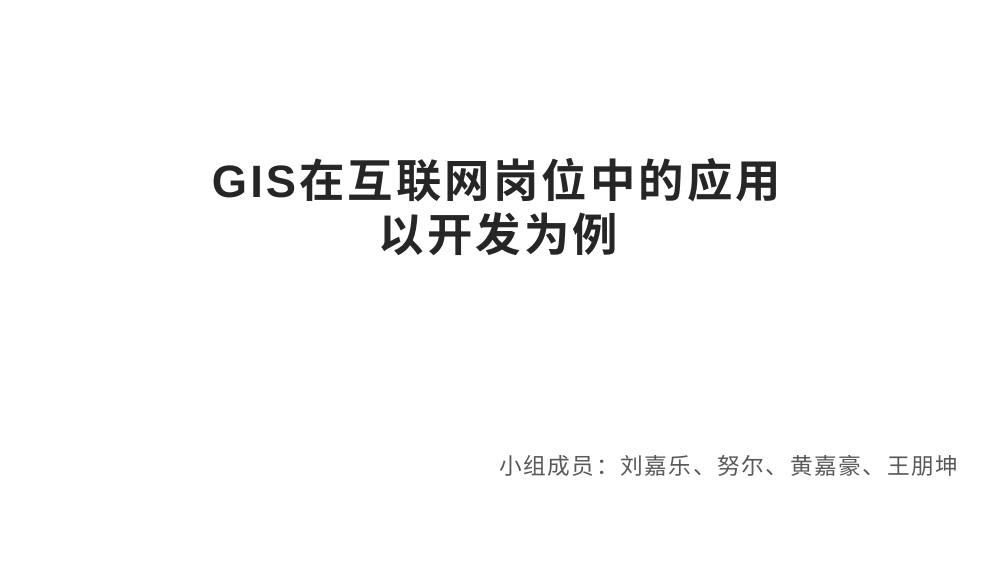
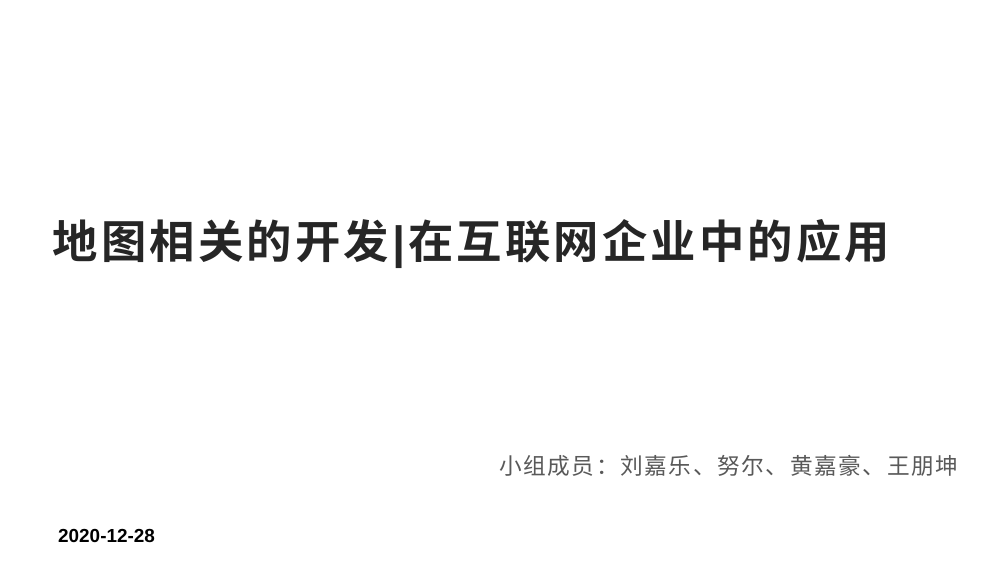
Before and after one commit to pkcile/firstPage, a slide deck: slide 1 of job/gis/download/GIS行业应用-12-28.pptx. Drawn at 1008x567 pixels with LibreOffice and Linux fonts; fonts in the diff are those of the drawing. Boxes give left, top, right and bottom in pixels: in the first picture for what was removed or moved away, otherwise in the second. Text is boxed around its words. In the diff, an @@ line names an element or a change of style, - is before the commit and + after.

Commit message:
GIS行业应用-12-28-更新

```diff
--- a/job/gis/download/GIS行业应用-12-28.pptx
+++ b/job/gis/download/GIS行业应用-12-28.pptx
@@ title at [53,219,890,268]: text changed @@
-GIS在互联网岗位中的应用
-以开发为例
+地图相关的开发|在互联网企业中的应用
@@ text added at [58,528,155,543], 18 pt, text #000000, bold @@
+2020-12-28
```
Also in this commit, not shown: 66 other slides changed, 1 slide added, 2 slides removed, 3 other files.
